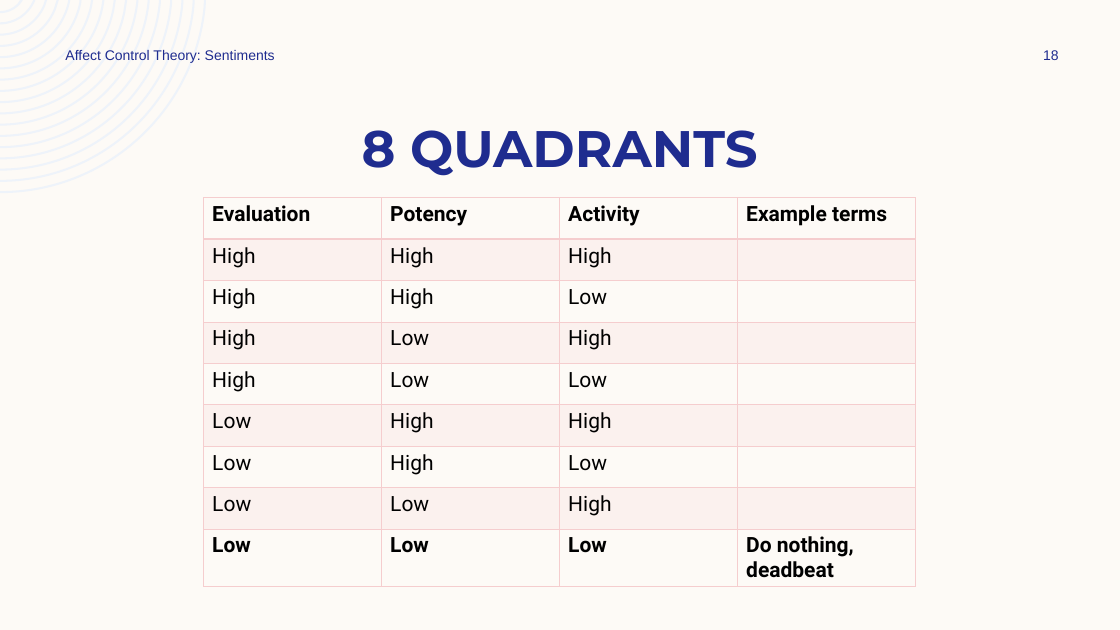
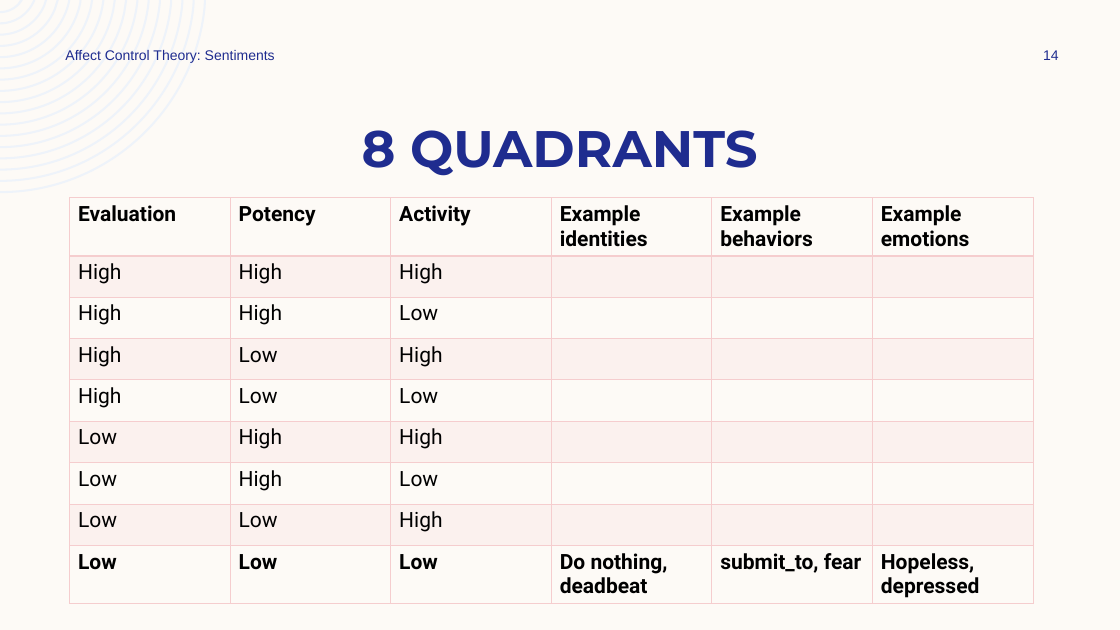
Before and after one commit to ekmaloney/soc490s, a slide deck: slide 14 of slides/jan_26.pptx (slide 18 before the commit). Drawn at 1120x630 pixels with LibreOffice and Linux fonts; fonts in the diff are those of the drawing. Boxes give left, top, right and bottom in pixels: in the first picture for what was removed or moved away, otherwise in the second. Text is boxed around its words. In the diff, an @@ line names an element or a change of style, - is before the commit and + after.

```diff
--- a/slides/jan_26.pptx
+++ b/slides/jan_26.pptx
@@ page number at [1043,50,1059,60]: text changed @@
-18
+14
@@ table at [70,198,1033,606] @@
-column 4: Example terms |  |  |  |  |  |  |  | Do nothing, / deadbeat
+column 4: Example identities |  |  |  |  |  |  |  | Do nothing, / deadbeat
+column 5: Example behaviors |  |  |  |  |  |  |  | submit_to, fear
+column 6: Example emotions |  |  |  |  |  |  |  | Hopeless, depressed
@@ table: place and size @@
-table at [204,198,917,588]
+table at [70,198,1033,606]
```
Also in this commit, not shown: 10 other slides changed, 29 slides added, 23 slides removed, 14 other files.
